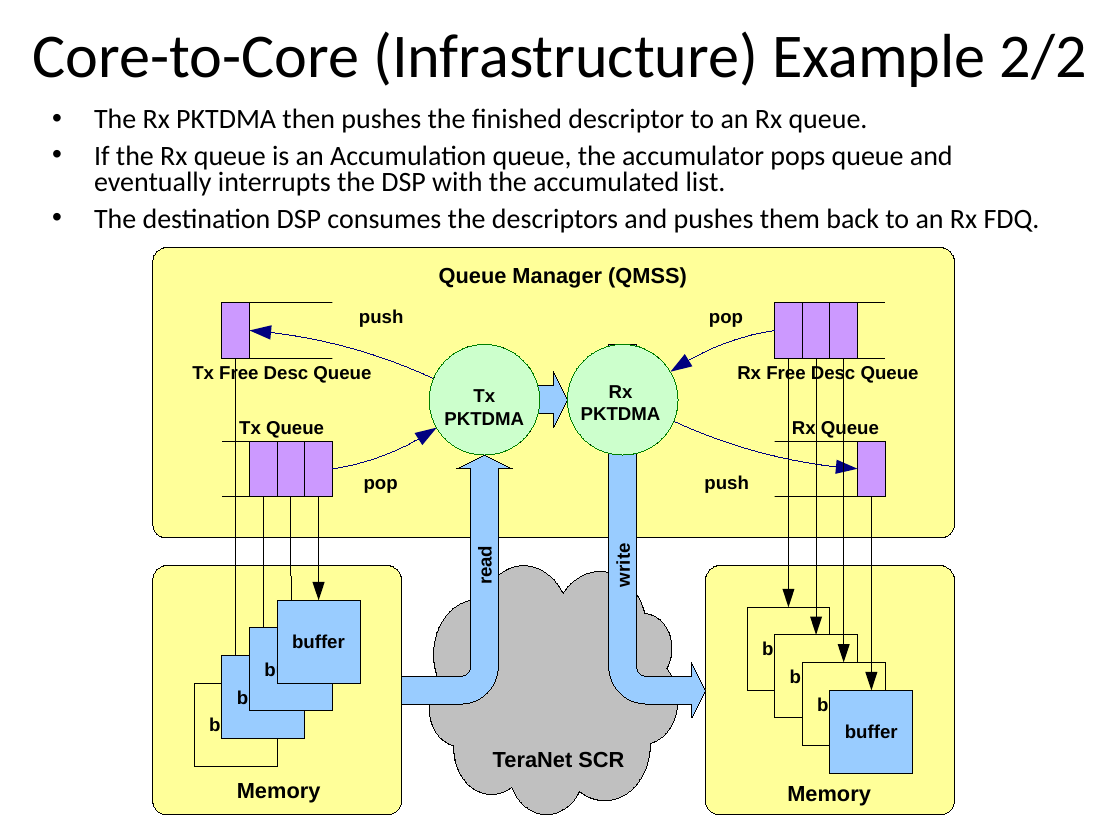
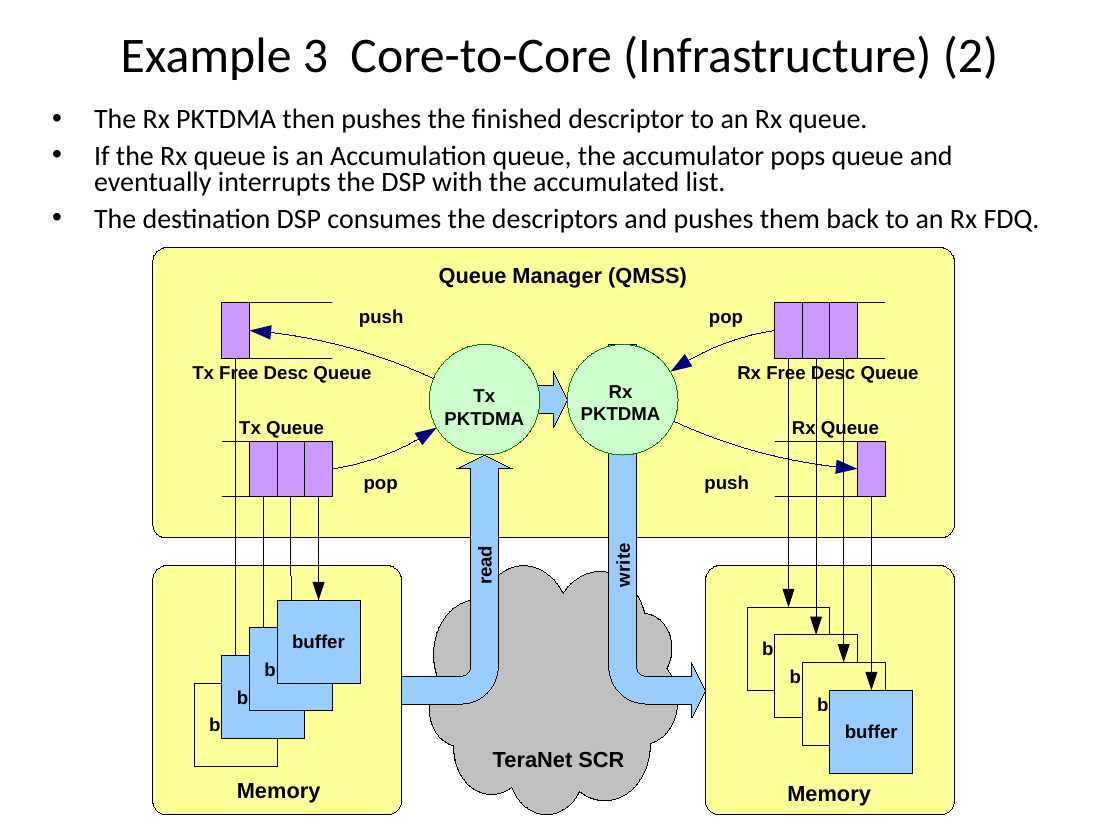
Before and after one commit to hari1989/keystone-workshop, a slide deck: slide 34 of slides/Intro to Multicore Navigator.pptx (slide 24 before the commit). Drawn at 1120x840 pixels with LibreOffice and Linux fonts; fonts in the diff are those of the drawing; background and template pictures are left out. Boxes give left, top, right and bottom in pixels: in the first picture for what was removed or moved away, otherwise in the second. Text is boxed around its words. In the diff, an @@ line names an element or a change of style, - is before the commit and + after.

```diff
--- a/slides/Intro to Multicore Navigator.pptx
+++ b/slides/Intro to Multicore Navigator.pptx
@@ title at (121, 36, 998, 80): text changed; size 40 to 32 pt @@
-Core-to-Core (Infrastructure) Example 2/2
+Example 3 Core-to-Core (Infrastructure) (2)
```
Also in this commit, not shown: 15 other slides changed, 21 slides added, 14 slides removed.
